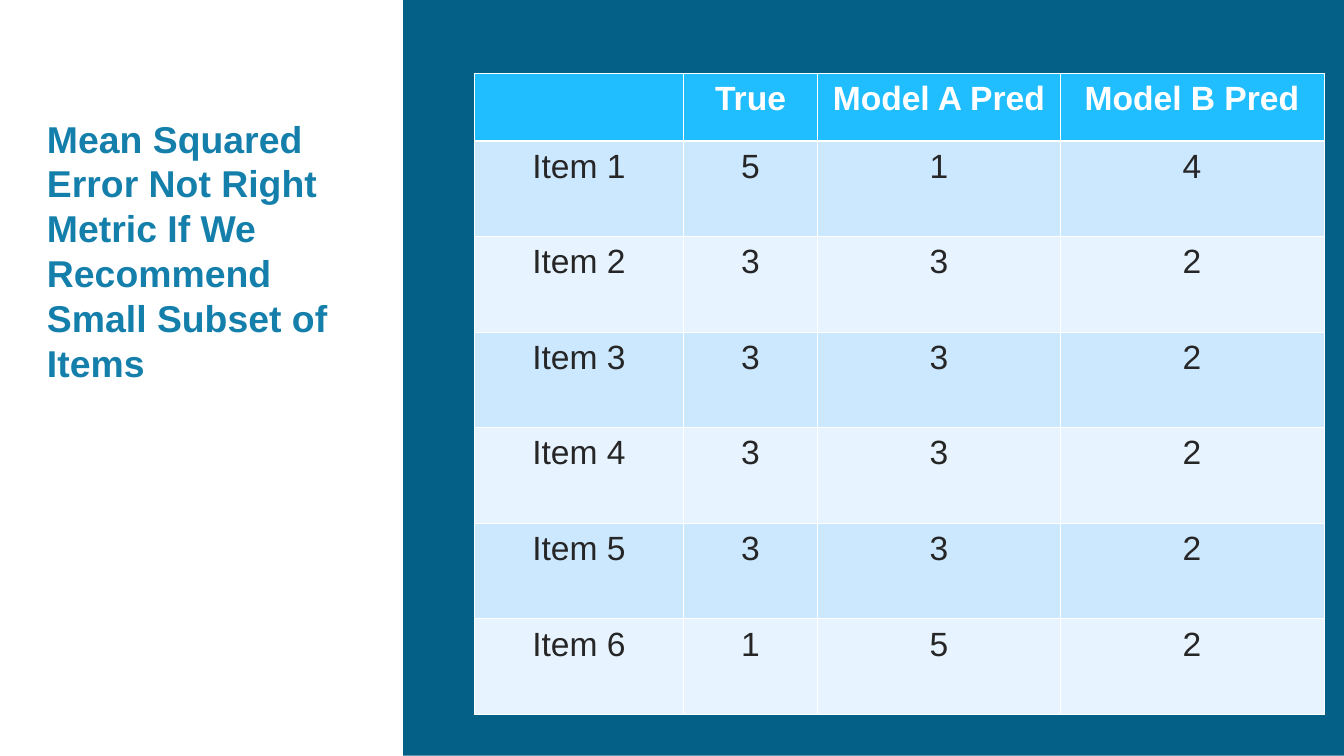
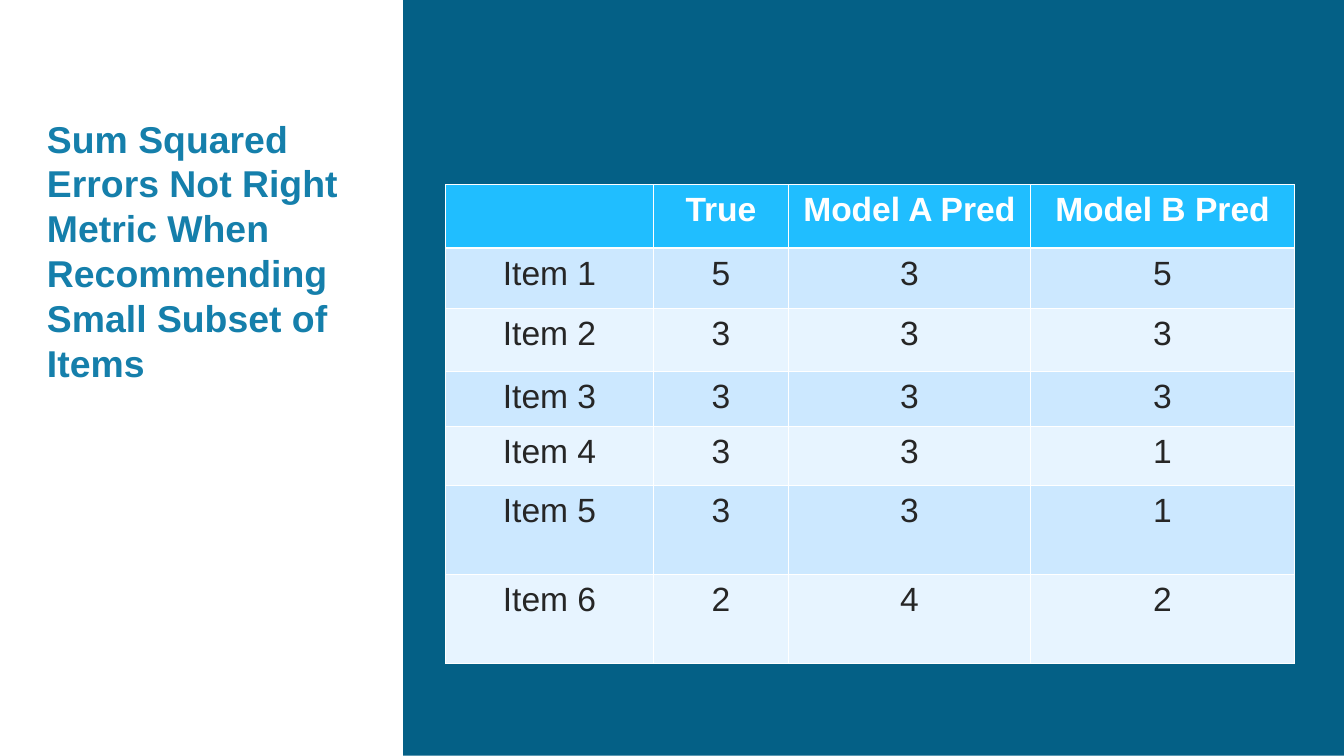
Before and after one commit to gverploeg/Recommender-Case-Study, a slide deck: slide 3 of practical-challenges.ppt. Drawn at 1344x756 pixels with LibreOffice and Linux fonts; fonts in the diff are those of the drawing; background and template pictures are left out. Boxes give left, top, right and bottom in pixels: in the first picture for what was removed or moved away, otherwise in the second. Text is boxed around its words. In the diff, an @@ line names an element or a change of style, - is before the commit and + after.

Commit message:
Small change on slides

```diff
--- a/practical-challenges.ppt
+++ b/practical-challenges.ppt
@@ title at [47, 126, 337, 378]: text changed @@
-Mean Squared Error Not Right Metric If We Recommend Small Subset of Items
+Sum Squared Errors Not Right Metric When Recommending Small Subset of Items
@@ table at [445, 185, 1293, 664] @@
-row 2, column 3: 1
+row 2, column 3: 3
-row 2, column 4: 4
+row 2, column 4: 5
-row 3, column 4: 2
+row 3, column 4: 3
-row 4, column 4: 2
+row 4, column 4: 3
-row 5, column 4: 2
+row 5, column 4: 1
-row 6, column 4: 2
+row 6, column 4: 1
-row 7, column 2: 1
+row 7, column 2: 2
-row 7, column 3: 5
+row 7, column 3: 4
@@ table: place and size @@
-table at [474, 74, 1322, 715]
+table at [445, 185, 1293, 664]
```
Also in this commit, not shown: 2 other slides changed, 1 other file.
